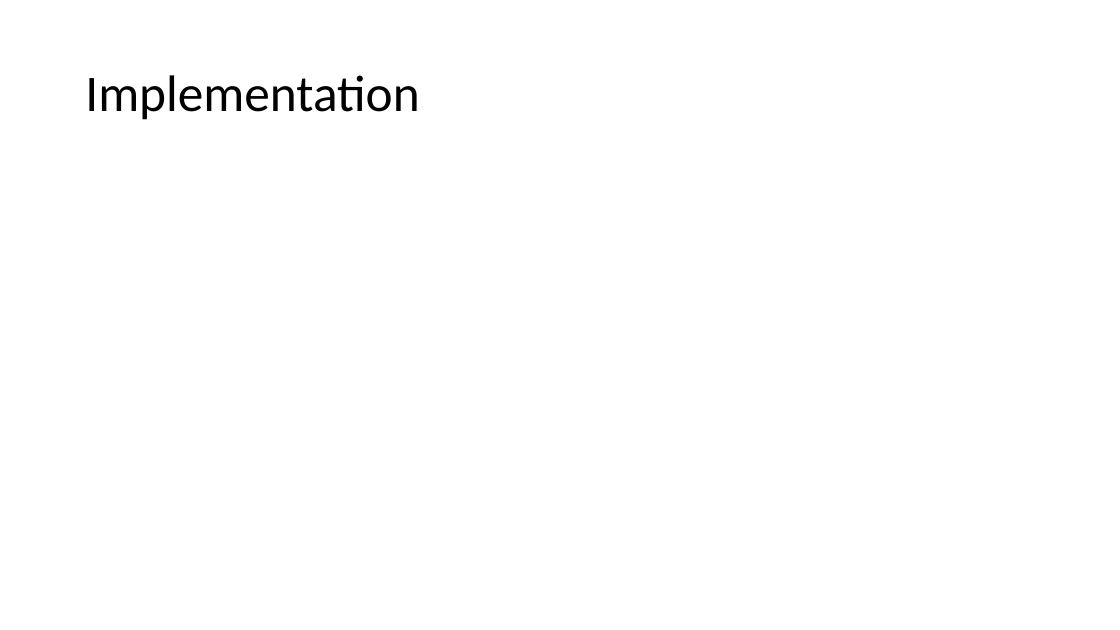
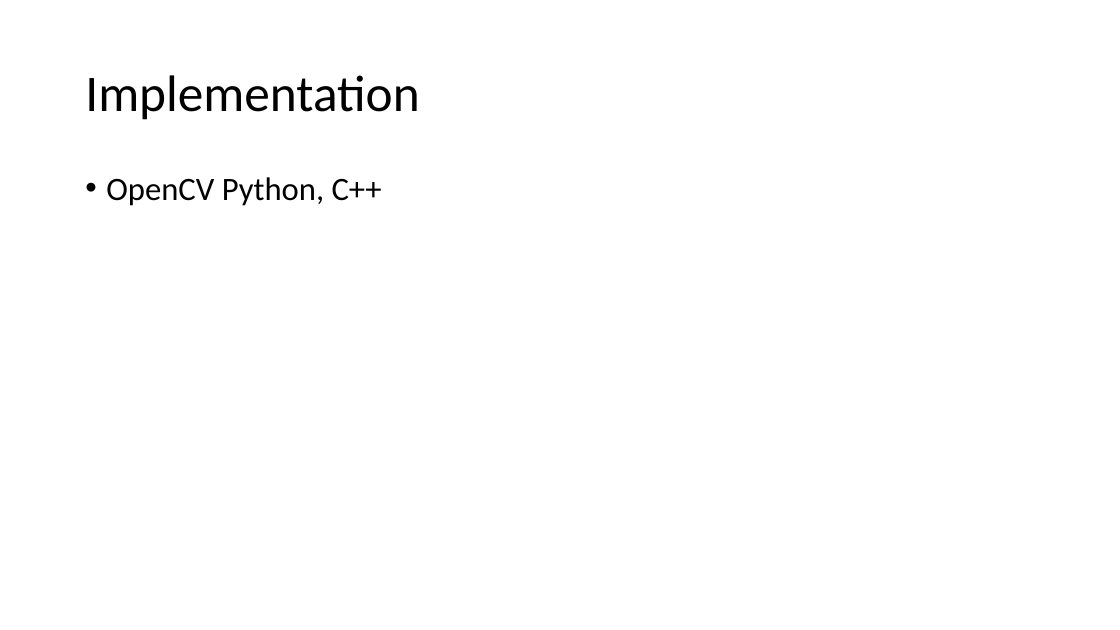
Before and after one commit to Flymindo/EC504_FinalProject, a slide deck: slide 4 of Presentation.pptx. Drawn at 1120x630 pixels with LibreOffice and Linux fonts; fonts in the diff are those of the drawing. Boxes give left, top, right and bottom in pixels: in the first picture for what was removed or moved away, otherwise in the second. Text is boxed around its words. In the diff, an @@ line names an element or a change of style, - is before the commit and + after.

Commit message:
added OpenCV Python watershed and resulting images

```diff
--- a/Presentation.pptx
+++ b/Presentation.pptx
@@ text added at <box>106,177,382,206</box>, 28 pt, text #000000 @@
+• OpenCV Python, C++
```
Also in this commit, not shown: 3 other files.
